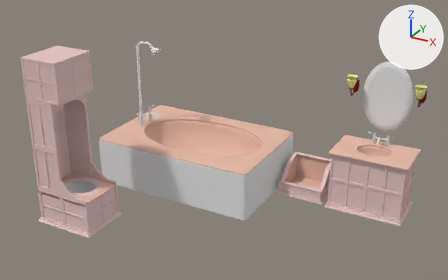
The Blender file Assets/models/floor_2/bathroom_w/bathroom02g_furniture.blend as it was, and as the next commit left it.
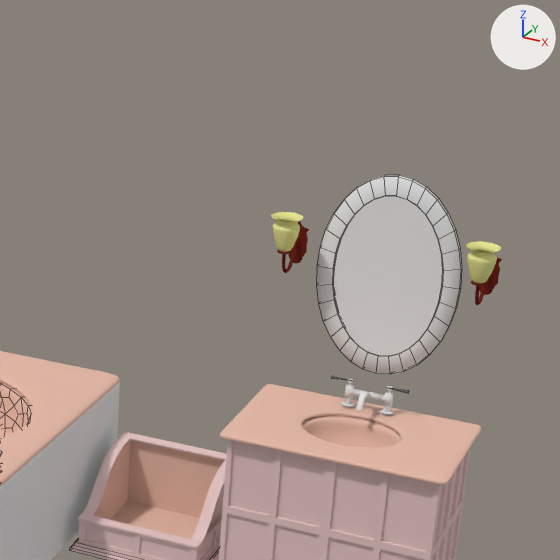
Each version is shown whole from a camera (50 mm lens) standing at (10.86, -21.13, 14.02) and looking at (-0.72, -0.07, 3.49), then close up on the part from 56% to 100% of the width and 0% to 70% of the height. The axes (+X, +Y, +Z) are drawn at upper right. The lights are the same throughout. The close-ups show mesh edges as thin lines.

Before the edit, the objects in view are built like this:
```python
me_circle_004 = bpy.data.meshes.new('Circle.004')
me_circle_004.from_pydata(...)  # a 32-sided cylinder along z spanning x -1.0..1.0, y -1.0..1.0, z -0.04..0.0
me_circle_004.materials.append(mat_mirror_glass)  # white #e7e7e7
me_cylinder_009 = bpy.data.meshes.new('Cylinder.009')
me_cylinder_009.from_pydata(...)  # 96 vertices, 65 faces; spans x -1.1..1.1, y -1.1..1.1, z -0.48..-0.39
me_cylinder_009.polygons.foreach_set('use_smooth', [True] * 65)
me_cylinder_009.materials.append(mat_mirror_frame)  # its picture is missing
me_icosphere_000 = bpy.data.meshes.new('Icosphere.000')
me_icosphere_000.from_pydata(...)  # 1002 vertices, 1000 faces; spans x -2.79..2.79, y -1.37..1.37, z -1.75..-0.02
me_icosphere_000.polygons.foreach_set('use_smooth', [True] * 1000)
me_icosphere_000.materials.append(mat_marble)  # its picture is missing
ob_mirror = bpy.data.objects.new('mirror', me_circle_004)
ob_mirror.location = (4.74, 4.83, 4.8)
ob_mirror.rotation_euler = (1.571, 0.0, 0.0)  # degrees (90, 0, 0)
ob_mirror.scale = (0.839, 1.3, 1.0)
ob_mirror_frame = bpy.data.objects.new('mirror_frame', me_cylinder_009)
ob_mirror_frame.location = (4.74, 4.43, 4.8)
ob_mirror_frame.rotation_euler = (1.571, 0.0, 0.0)  # degrees (90, 0, 0)
ob_mirror_frame.scale = (1.0, 1.46, 1.0)
ob_tub_basin_001 = bpy.data.objects.new('tub_basin.001', me_icosphere_000)
ob_tub_basin_001.parent = ob_sink
ob_tub_basin_001.matrix_parent_inverse = Matrix(((0.621, 0.0, 0.0, -3.189), (0.0, 1.0, 0.0, -3.618), (0.0, 0.0, 1.0, -0.122), (0.0, 0.0, 0.0, 1.0)))
ob_tub_basin_001.location = (5.149, 3.626, 2.65)
ob_tub_basin_001.scale = (0.295, 0.446, 0.401)
# also in view: 'tub_basin' at (-3.25, 2.33, 1.22); 'tub_marble_top' at (-3.51, 2.33, 2.21); 'foot_bath_base' at (1.73, 3.58, 0.78); 'foot_bath_top_trim' at (1.73, 3.58, 1.01); 'sink_base' at (4.74, 3.62, 1.4)
```
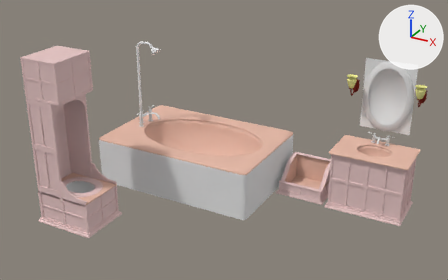
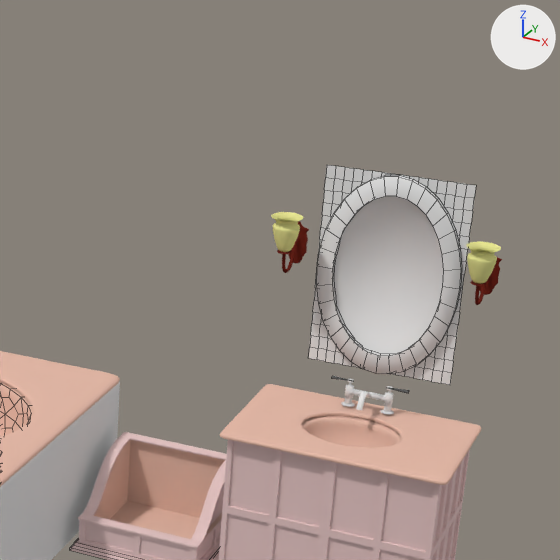
Boxes (x1, y1, x2, y2) around the edits, measured in the close-ups (560 x 560 px):
'mirror', deleted: before (333, 196, 443, 356)
'mirror_mask', added: after (309, 165, 476, 385)
'mirror_frame', unchanged, uncovered by the edit: (317, 175, 462, 374) in both

The edits, one by one:
Mesh me_plane_008 is new.
It has 214 vertices, 160 faces and spans x -1.0..1.0, y -1.0..1.0, z 0.0.
Object 'mirror' (ob_mirror) is deleted.
Object 'mirror_mask' (ob_mirror_mask) is new; it shows me_plane_008.
Its location is (4.74, 4.93, 4.8).
Its rotation in degrees is (90, 0, 0).
Its scale is (1.13, 1.6, 1.0).
